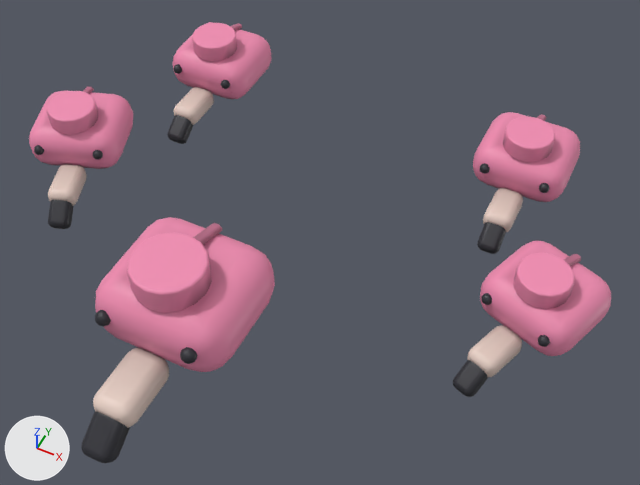
The glTF model art-src/blender/export/crew/flamingo-flock-lod0.glb as it was, and as the next commit left it.
The view is the same before and after, from a 50 mm lens placed at (1.0, -1.08, 3.63), pointed at (0.18, 0.57, 1.58). The lights are fixed; the arrows at lower left show +X, +Y and +Z. The picture after the commit comes second.

In view in the first picture: 'att0_hat', 'att1_hat', 'att2_hat', 'att3_hat', 'cap_hat'.
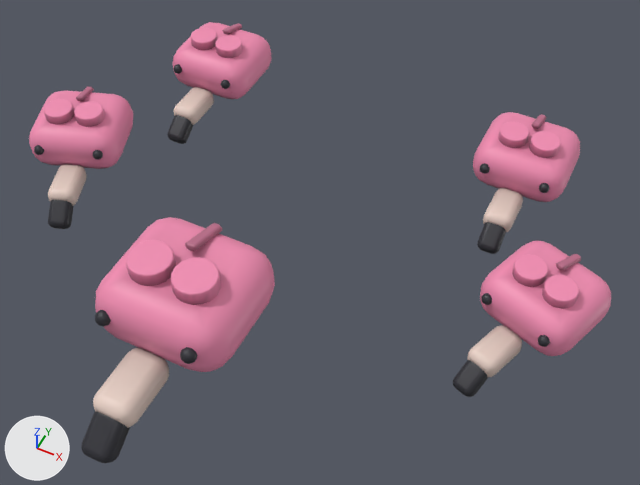
Boxes [x1, y1, x2, y2] around the edits, measured in the pictures (640 x 485 px; the box of a moved part takes in the faces that stretch with it):
part 1 of me_att0_hat, added: after [74, 35, 579, 309]
part 2 of me_att0_hat, moved or reshaped: before [47, 23, 575, 309]; after [44, 28, 548, 287]
part 3 of me_att0_hat, edited (looks the same): [32, 23, 596, 364] in both
part 4 of me_cap_hat, added (pink): after [171, 257, 221, 305]
part 5 of me_cap_hat, moved or reshaped: before [127, 232, 212, 313]; after [126, 240, 176, 286]
part 6 of me_cap_hat, edited (looks the same): [100, 223, 245, 339] in both

Diff of the bpy script that builds the scene:
```diff
--- a/art-src/blender/export/crew/flamingo-flock-lod0.glb.py
+++ b/art-src/blender/export/crew/flamingo-flock-lod0.glb.py
@@ me_att0_hat @@
 # used by ob_att0_hat; location = (0.62, 1.3, 1.51)
-me_att0_hat.from_pydata(...)  # 668 vertices, 1294 faces; spans x -0.165..0.165, y -0.368..0.165, z -0.152..0.14
+me_att0_hat.from_pydata(...)  # 732 vertices, 1404 faces; spans x -0.165..0.165, y -0.368..0.165, z -0.152..0.115
+# me_att0_hat part 1: the loose piece of 64 vertices spanning x -0.084..0.084, y -0.114..0.054, z 0.078..0.14 is copied, and the copy is scaled about its middle by 0.6, then moved by (0.055, 0.01, -0.013); it spans x 0.005..0.105, y -0.07..0.03, z 0.078..0.115
+# me_att0_hat part 2
+# 64 vertices move from x -0.084..0.084, y -0.114..0.054, z 0.078..0.14 to x -0.105..-0.005, y -0.07..0.03, z 0.078..0.115
+# me_att0_hat part 3: 124 kept faces spanning x -0.143..0.119, y -0.29..0.152, z -0.043..0.115 get new vertex colours; the middle colour goes from pink #e98aae to pink #e486a9
 me_att0_hat.materials.append(mat_defaultmaterial)
@@ me_cap_hat @@
 # used by ob_cap_hat; location = (0.0, 0.1, 1.742)
-me_cap_hat.from_pydata(...)  # 668 vertices, 1294 faces; spans x -0.206..0.206, y -0.46..0.206, z -0.19..0.174
+me_cap_hat.from_pydata(...)  # 732 vertices, 1404 faces; spans x -0.206..0.206, y -0.46..0.206, z -0.19..0.143
+# me_cap_hat part 4: the loose piece of 64 vertices spanning x -0.105..0.105, y -0.142..0.067, z 0.098..0.174 is copied, and the copy is scaled about its middle by 0.6, then moved by (0.069, 0.013, -0.016); it spans x 0.006..0.132, y -0.088..0.038, z 0.097..0.143
+# me_cap_hat part 5
+# 64 vertices move from x -0.105..0.105, y -0.142..0.067, z 0.098..0.174 to x -0.132..-0.006, y -0.088..0.038, z 0.097..0.143
+# me_cap_hat part 6: 116 kept faces spanning x -0.179..0.149, y -0.174..0.19, z 0.042..0.143 get new vertex colours; the middle colour goes from pink #ec89ad to pink #e485a7
 me_cap_hat.materials.append(mat_defaultmaterial_001)
```
